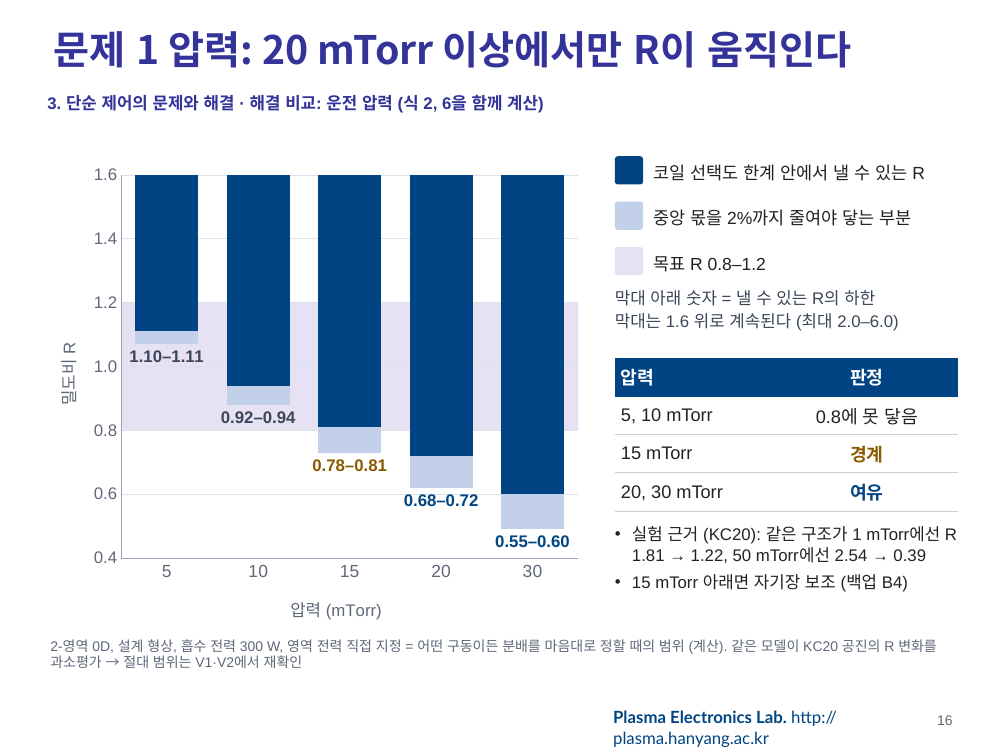
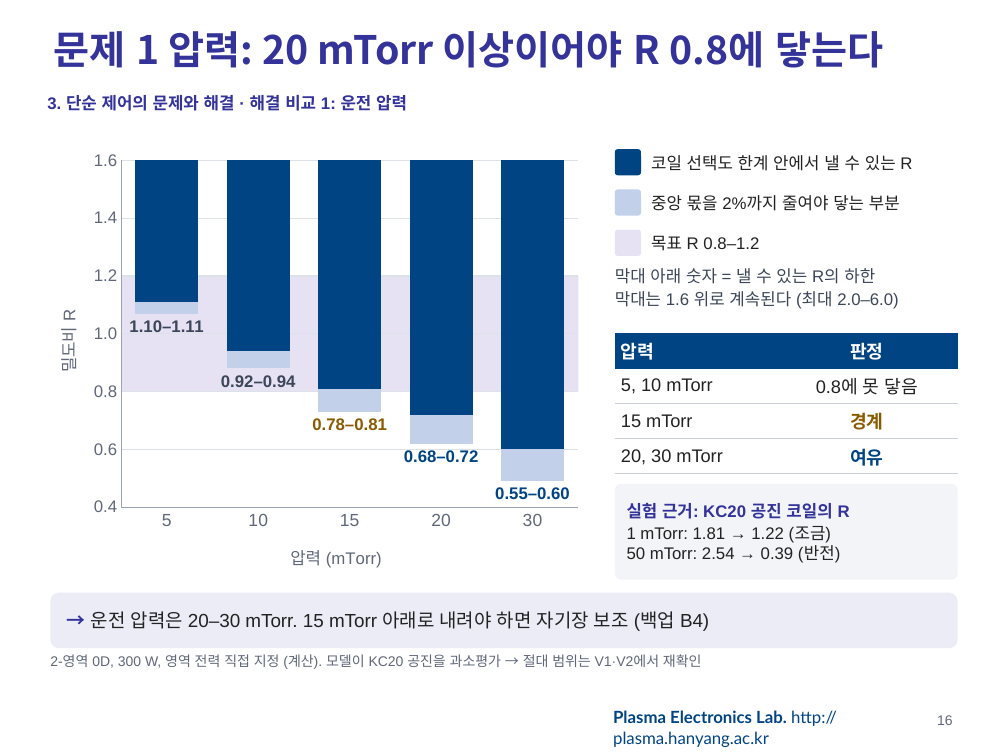
Before and after one commit to garlicjam-pyo/plasma, a slide deck: slide 16 of presentations/1차발표_최종.pptx. Drawn at 1008x756 pixels with LibreOffice and Linux fonts; fonts in the diff are those of the drawing; background and template pictures are left out. Boxes give left, top, right and bottom in pixels: in the first picture for what was removed or moved away, otherwise in the second. Text is boxed around its words. In the diff, an @@ line names an element or a change of style, - is before the commit and + after.

```diff
--- a/presentations/1차발표_최종.pptx
+++ b/presentations/1차발표_최종.pptx
@@ title at box(54, 31, 883, 68): text changed @@
-문제 1 압력: 20 mTorr 이상에서만 R이 움직인다
+문제 1 압력: 20 mTorr 이상이어야 R 0.8에 닿는다
@@ text at box(47, 95, 407, 111): text changed @@
-3. 단순 제어의 문제와 해결 · 해결 비교: 운전 압력 (식 2, 6을 함께 계산)
+3. 단순 제어의 문제와 해결 · 해결 비교 1: 운전 압력
@@ column stacked chart at box(50, 143, 595, 577) @@
@@ plot area changed @@
@@ column stacked chart: place and size @@
-column stacked chart at box(50, 151, 595, 630)
+column stacked chart at box(50, 143, 595, 577)
@@ rounded rectangle: place and size @@
-rounded rectangle at box(615, 156, 643, 184)
+rounded rectangle at box(615, 149, 641, 175)
@@ text "코일 선택도 한계 안에서 낼 ...": place and size @@
-text "코일 선택도 한계 안에서 낼 ..." at box(653, 164, 925, 181)
+text "코일 선택도 한계 안에서 낼 ..." at box(651, 155, 912, 171)
@@ rounded rectangle: place and size @@
-rounded rectangle at box(615, 202, 643, 230)
+rounded rectangle at box(615, 190, 641, 216)
@@ text "중앙 몫을 2%까지 줄여야 닿는 ...": place and size @@
-text "중앙 몫을 2%까지 줄여야 닿는 ..." at box(653, 209, 912, 226)
+text "중앙 몫을 2%까지 줄여야 닿는 ..." at box(651, 195, 900, 211)
@@ proportions changed in 3 elements at box(615, 149, 641, 175), box(615, 190, 641, 216), box(615, 230, 641, 256) @@
@@ rounded rectangle: place and size @@
-rounded rectangle at box(615, 247, 643, 275)
+rounded rectangle at box(615, 230, 641, 256)
@@ size 12.5 to 12 pt in 3 elements at box(651, 155, 912, 171), box(651, 195, 900, 211), box(651, 235, 759, 251) @@
@@ text "목표 R 0.8–1.2": place and size @@
-text "목표 R 0.8–1.2" at box(653, 256, 766, 272)
+text "목표 R 0.8–1.2" at box(651, 235, 759, 251)
@@ text "막대 아래 숫자 = 낼 ...": place and size @@
-text "막대 아래 숫자 = 낼 ..." at box(615, 290, 899, 331)
+text "막대 아래 숫자 = 낼 ..." at box(615, 268, 899, 309)
@@ rectangle: place and size @@
-rectangle at box(121, 302, 579, 430)
+rectangle at box(121, 276, 579, 392)
@@ table: place and size @@
-table at box(615, 358, 958, 511)
+table at box(615, 333, 958, 474)
@@ rounded rectangle "실험 근거: KC20 공진 코일의 ...": place and size @@
-rounded rectangle "실험 근거: KC20 공진 코일의 ..." at box(632, 526, 957, 592)
+rounded rectangle "실험 근거: KC20 공진 코일의 ..." at box(615, 484, 958, 580)
@@ rounded rectangle "실험 근거: KC20 공진 코일의 ..." at box(615, 484, 958, 580): vertical alignment top to middle; fill none to #F2F4F8 @@
@@ text in rounded rectangle at box(627, 503, 850, 563): text changed @@
-• 실험 근거 (KC20): 같은 구조가 1 mTorr에선 R 1.81 → 1.22, 50 mTorr에선 2.54 → 0.39
-• 15 mTorr 아래면 자기장 보조 (백업 B4)
+실험 근거: KC20 공진 코일의 R
+1 mTorr: 1.81 → 1.22 (조금)
+50 mTorr: 2.54 → 0.39 (반전)
@@ rounded rectangle added at box(50, 593, 958, 648), fill #ECECF7, 13.5 pt, text #222222 @@
+→ 운전 압력은 20–30 mTorr. 15 mTorr 아래로 내려야 하면 자기장 보조 (백업 B4)
@@ text at box(50, 654, 702, 669): text changed @@
-2-영역 0D, 설계 형상, 흡수 전력 300 W, 영역 전력 직접 지정 = 어떤 구동이든 분배를 마음대로 정할 때의 범위 (계산). 같은 모델이 KC20 공진의 R 변화를 과소평가 → 절대 범위는 V1·V2에서 재확인
+2-영역 0D, 300 W, 영역 전력 직접 지정 (계산). 모델이 KC20 공진을 과소평가 → 절대 범위는 V1·V2에서 재확인
```
Also in this commit, not shown: 34 other slides changed, 3 other files.
